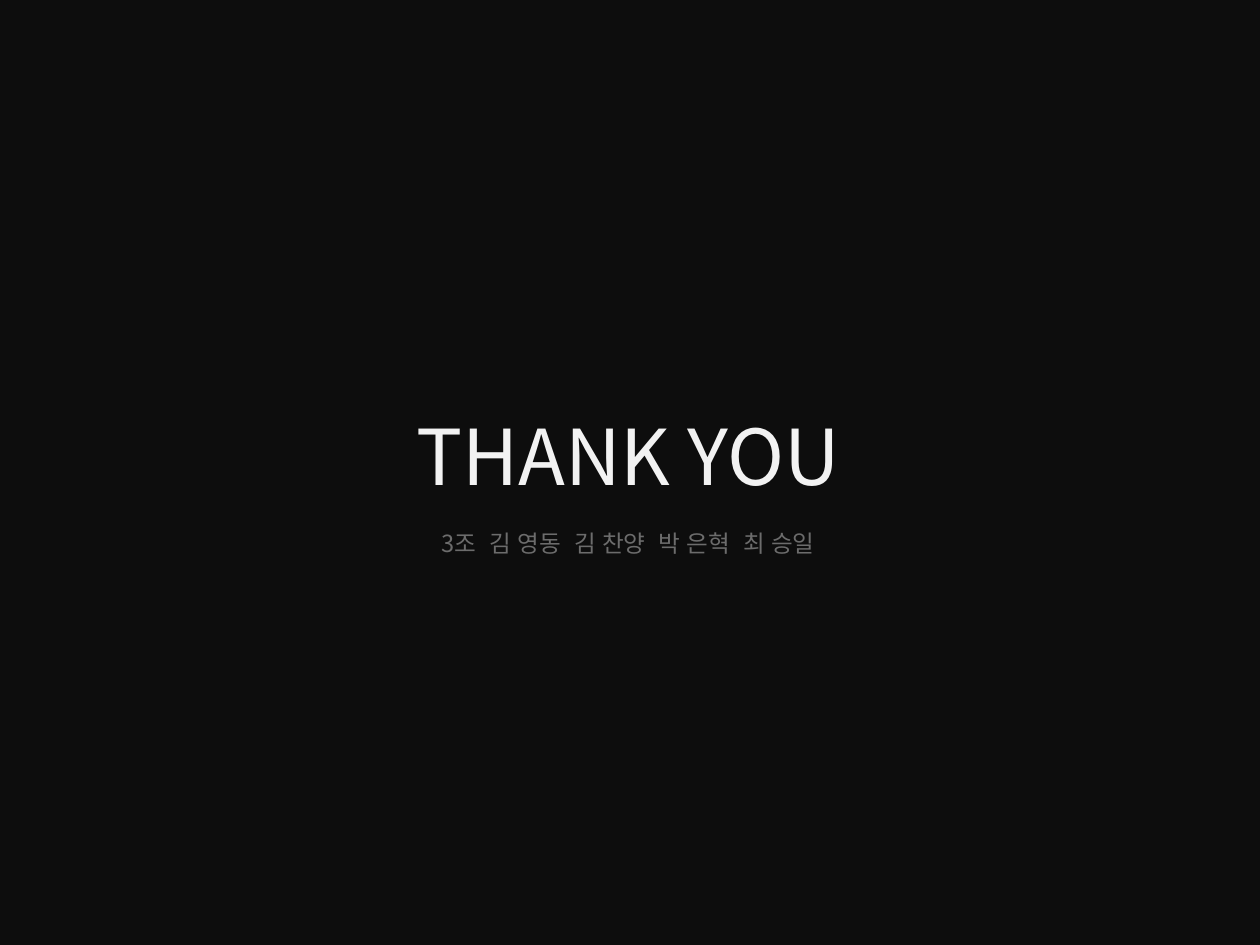
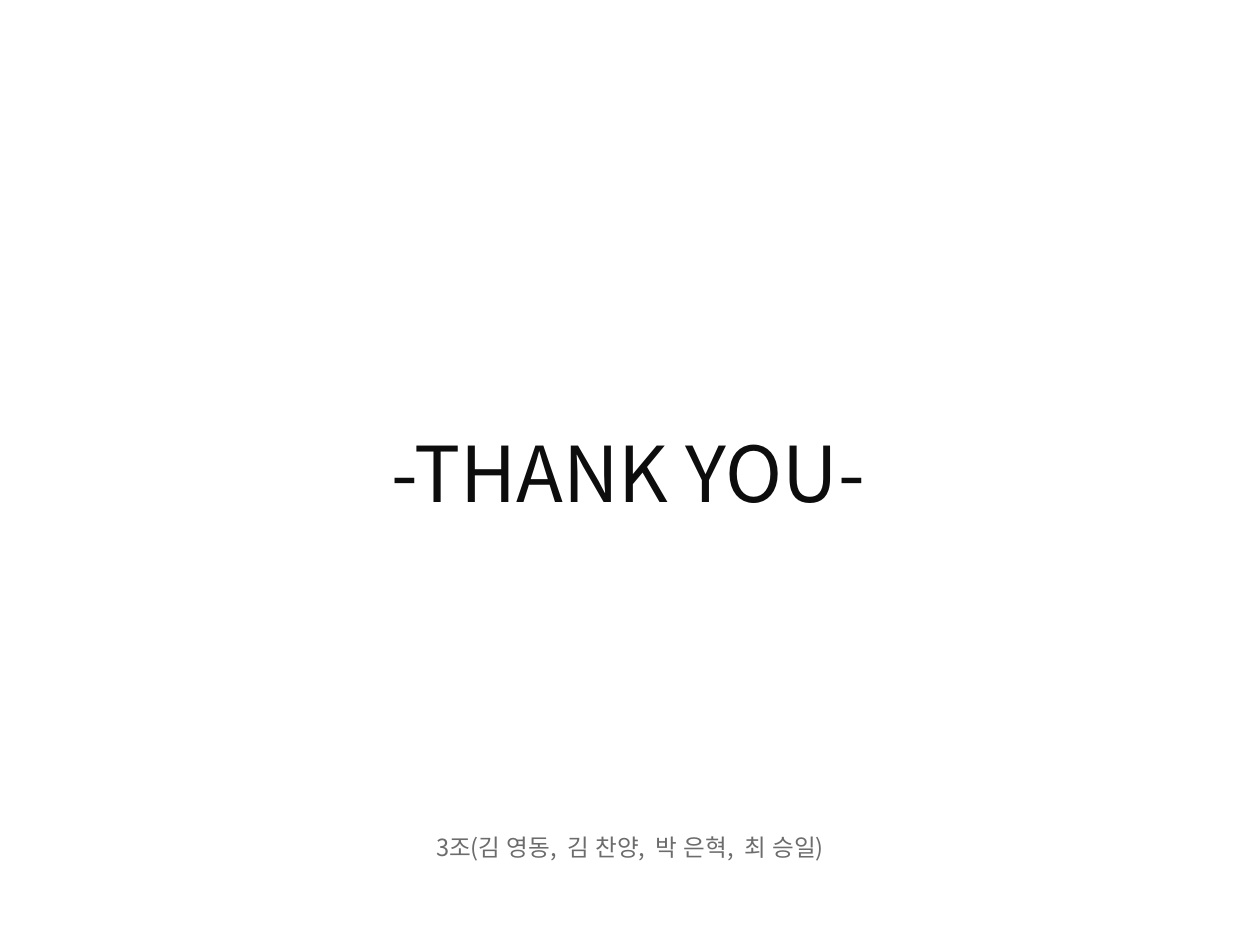
Before and after one commit to theselah/erp-team3, a slide deck: slide 20 of 3조_erp.pptx (slide 19 before the commit). Drawn at 1260x945 pixels with LibreOffice and Linux fonts; fonts in the diff are those of the drawing. Boxes give left, top, right and bottom in pixels: in the first picture for what was removed or moved away, otherwise in the second. Text is boxed around its words. In the diff, an @@ line names an element or a change of style, - is before the commit and + after.

```diff
--- a/3조_erp.pptx
+++ b/3조_erp.pptx
@@ background #0D0D0D to #FFFFFF @@
@@ text at (x1=391, y1=444, x2=865, y2=503): text changed; text colour #F2F2F2 to #0D0D0D @@
-THANK YOU
+-THANK YOU-
@@ text at (x1=436, y1=836, x2=824, y2=861): text changed @@
-3조 김 영동 김 찬양 박 은혁 최 승일
+3조(김 영동, 김 찬양, 박 은혁, 최 승일)
```
Also in this commit, not shown: 6 other slides changed, 1 slide added.
